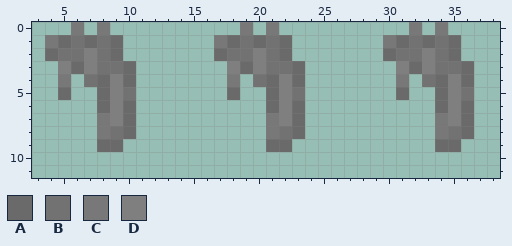
A pixel-art sprite gets an edit: Assets/Graphics/People/Manager/managerIdleHair.png. The picture above is the old version.
The file is 39x36 pixels. Colours within 5 levels of each other are drawn and written as one. Shown: x 3..38, y 0..11.
Palette (. is transparent): A #6a6a6a  B #727272  C #787878  D #7f7f7f
Once edited:
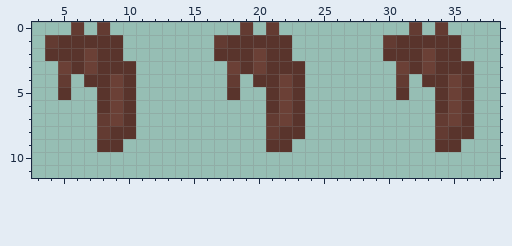
Log entry: Manager Hair und Lavalampe
Diff:
@@ palette @@
-A #6a6a6a
+A #59342c
-C #787878
+C #633b32
-D #7f7f7f
+D #6b4036
@@ x 3..38 @@
  0 ...C.C..........C.C..........C.C....
- 1 .CABABA.......CABABA.......CABABA...
- 2 .ABBDBA.......ABBDBA.......ABBDBA...
- 3 ..DADBBA.......DADBBA.......DADBBA..
- 4 ..C.BADA.......C.BADA.......C.BADA..
- 5 ..A..ADB.......A..ADB.......A..ADB..
+ 1 .CAAAAA.......CAAAAA.......CAAAAA...
+ 2 .AAADAA.......AAADAA.......AAADAA...
+ 3 ..DADAAA.......DADAAA.......DADAAA..
+ 4 ..C.AADA.......C.AADA.......C.AADA..
+ 5 ..A..ADA.......A..ADA.......A..ADA..
  6 .....ADA..........ADA..........ADA..
  7 .....CDA..........CDA..........CDA..
- 8 .....CBA..........CBA..........CBA..
+ 8 .....CAA..........CAA..........CAA..
  9 .....AA...........AA...........AA...
